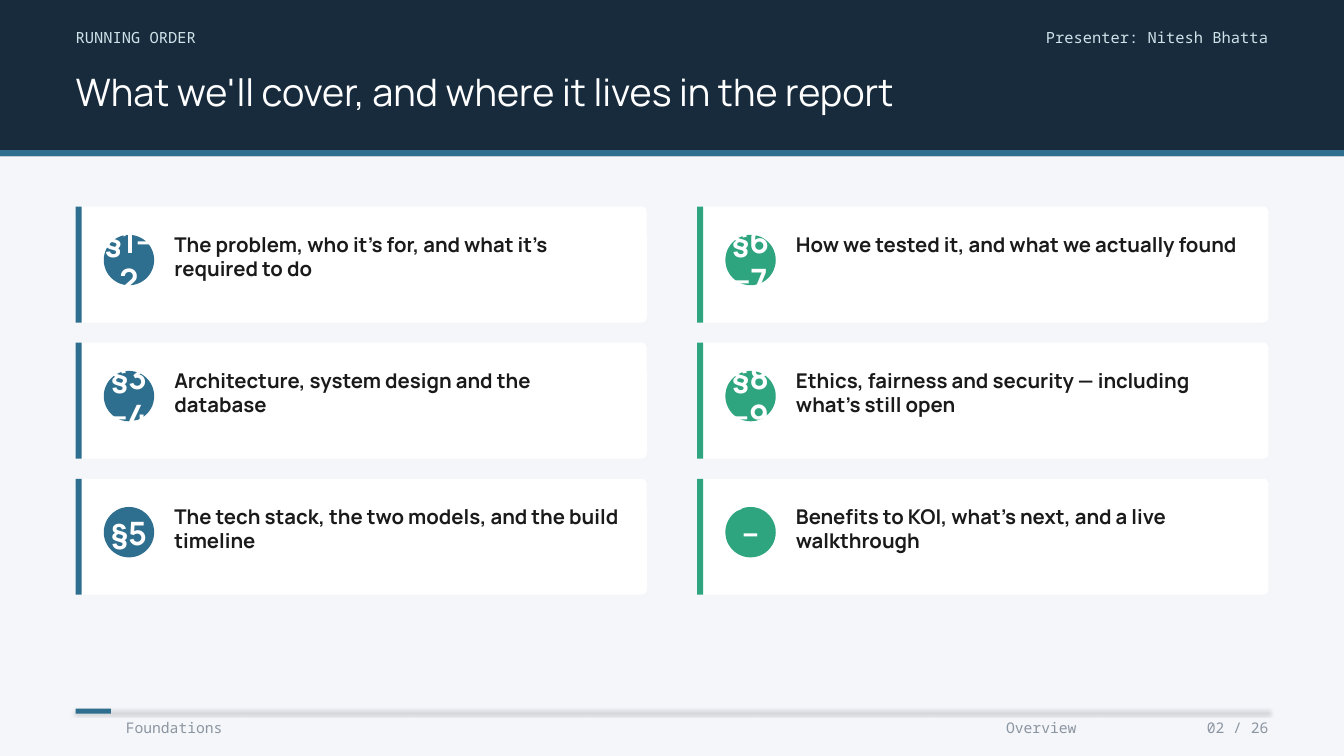
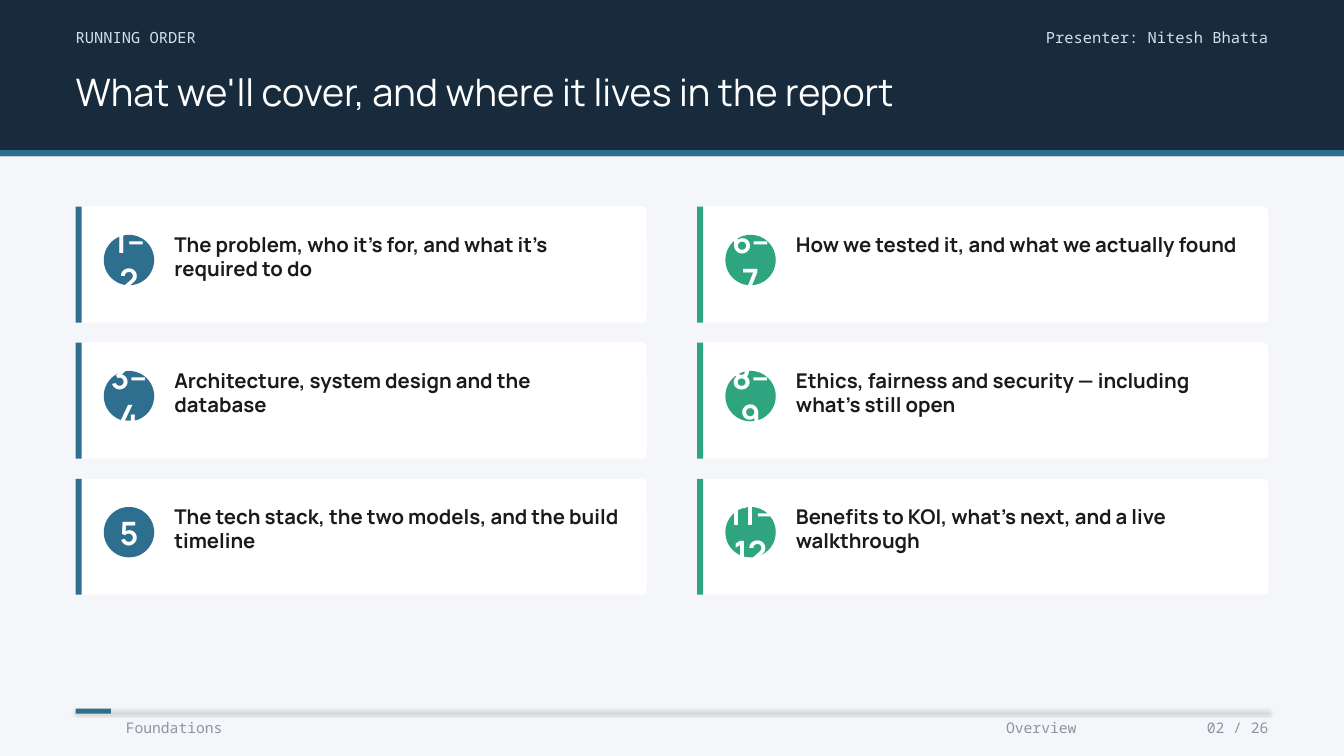
Before and after one commit to KOI-Capstone-Project/EDAPTv2, a slide deck: slide 2 of EDAPT_v2_Presentation.pptx. Drawn at 1344x756 pixels with LibreOffice and Linux fonts; fonts in the diff are those of the drawing. Boxes give left, top, right and bottom in pixels: in the first picture for what was removed or moved away, otherwise in the second. Text is boxed around its words. In the diff, an @@ line names an element or a change of style, - is before the commit and + after.

```diff
--- a/EDAPT_v2_Presentation.pptx
+++ b/EDAPT_v2_Presentation.pptx
@@ text at box(113, 223, 144, 285): text changed @@
-§1–2
+1–2
@@ text at box(732, 223, 769, 285): text changed @@
-§6–7
+6–7
@@ text at box(111, 359, 147, 421): text changed @@
-§3–4
+3–4
@@ text at box(732, 359, 769, 422): text changed @@
-§8–9
+8–9
@@ text at box(728, 495, 774, 558): text changed @@
-§11–12
+11–12
@@ text at box(120, 522, 139, 546): text changed @@
-§5
+5
```
Also in this commit, not shown: 24 other slides changed, 10 slides added, 4 other files.
